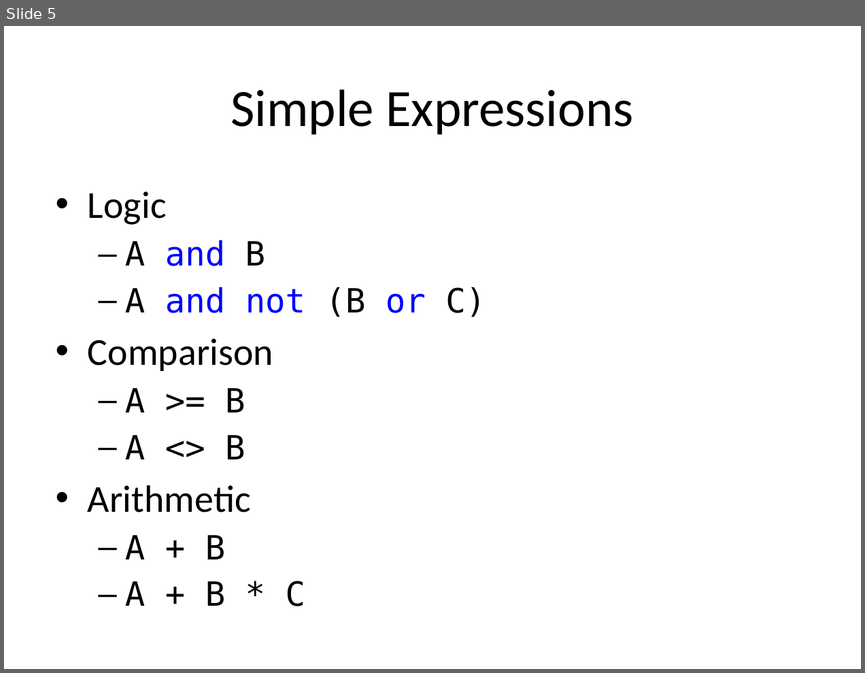
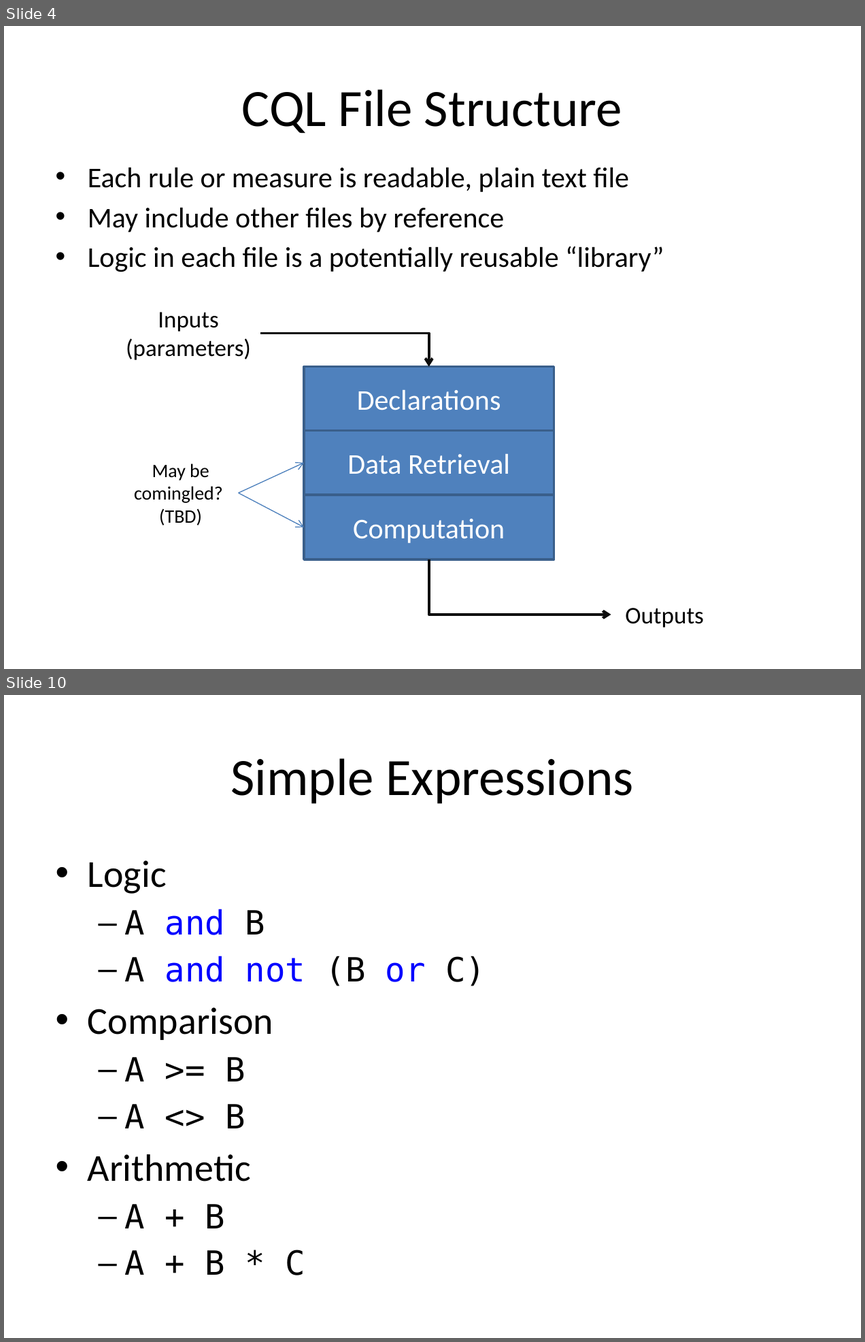
Before and after one commit to cqframework/OneModel, a slide deck: CQL/Documents/CQL_Technical_Introduction_20140604.pptx. Shown one above the other, each under a label of ours: slide 5 before the commit, slides 4 and 10 after it; the slides between them are not shown. The pictures are 865x673 and 865x1342 pixels, drawn with LibreOffice and Linux fonts; fonts in the diff are those of the drawing. Boxes give left, top, right and bottom in pixels: in the first picture for what was removed or moved away, otherwise in the second. Text is boxed around its words. In the diff, an @@ line names an element or a change of style, - is before the commit and + after.

```diff
--- a/CQL/Documents/CQL_Technical_Introduction_20140604.pptx
+++ b/CQL/Documents/CQL_Technical_Introduction_20140604.pptx
@@ slide 4 added at (4, 26, 861, 669), background #FFFFFF @@
@@ title added at (242, 89, 622, 133), 44 pt, text #000000 @@
+CQL File Structure
@@ text added at (88, 167, 664, 272), 24 pt, text #000000 @@
+• Each rule or measure is readable, plain text file
+• May include other files by reference
+• Logic in each file is a potentially reusable “library”
@@ text added at (126, 312, 251, 360), 20 pt, text #000000 @@
+Inputs
+(parameters)
@@ elbow arrow added from (260, 333) to (429, 366), #0D0D0D 2.25 pt @@
@@ rectangle added at (304, 366, 554, 431), fill #4F81BD, outline #3A5F8C 2 pt, 24 pt, text #FFFFFF @@
+Declarations
@@ rectangle added at (304, 431, 554, 495), fill #4F81BD, outline #3A5F8C 2 pt, 24 pt, text #FFFFFF @@
+Data Retrieval
@@ text added at (134, 463, 223, 525), 16 pt, text #000000 @@
+May be comingled?
+(TBD)
@@ arrow added from (239, 493) to (304, 462), #4B7EBC 0.75 pt @@
@@ arrow added from (239, 493) to (304, 527), #4B7EBC 0.75 pt @@
@@ rectangle added at (304, 495, 554, 559), fill #4F81BD, outline #3A5F8C 2 pt, 24 pt, text #FFFFFF @@
+Computation
@@ elbow arrow added from (429, 559) to (611, 614), #0D0D0D 2.25 pt @@
@@ text added at (625, 607, 704, 627), 20 pt, text #000000 @@
+Outputs
@@ what was slide 5 is now slide 10 @@
```
Also in this commit, not shown: 6 slides changed, 3 other slides added, 9 slides removed, 11 other files.
